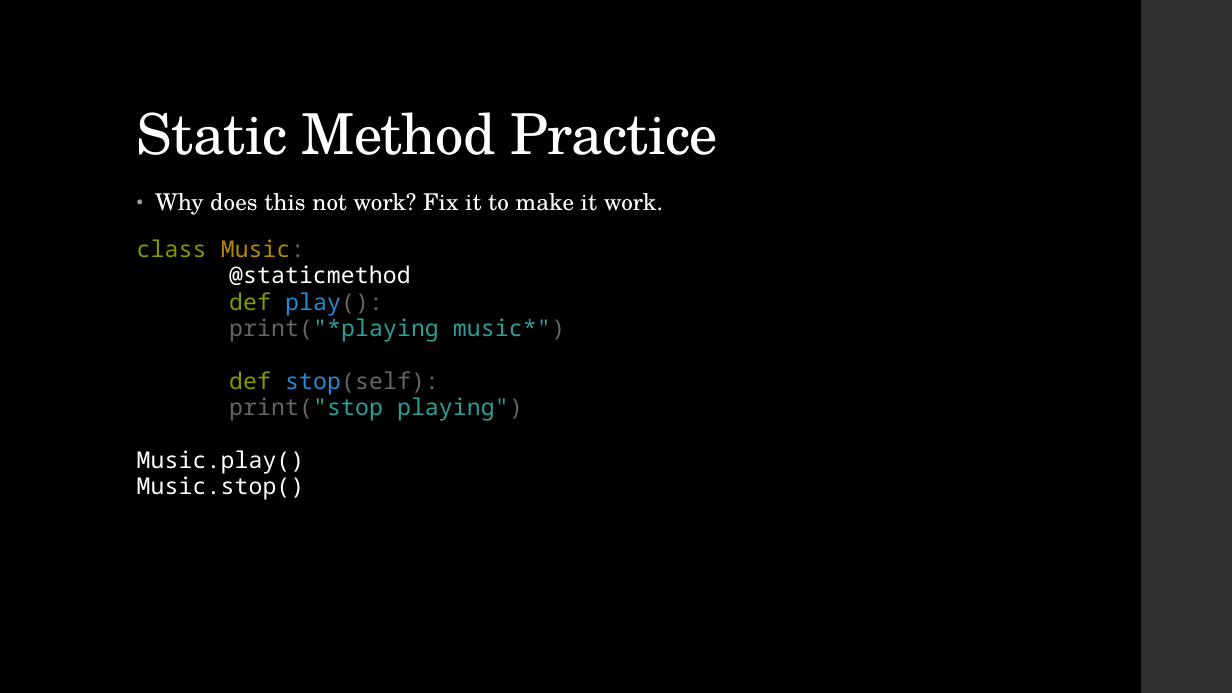
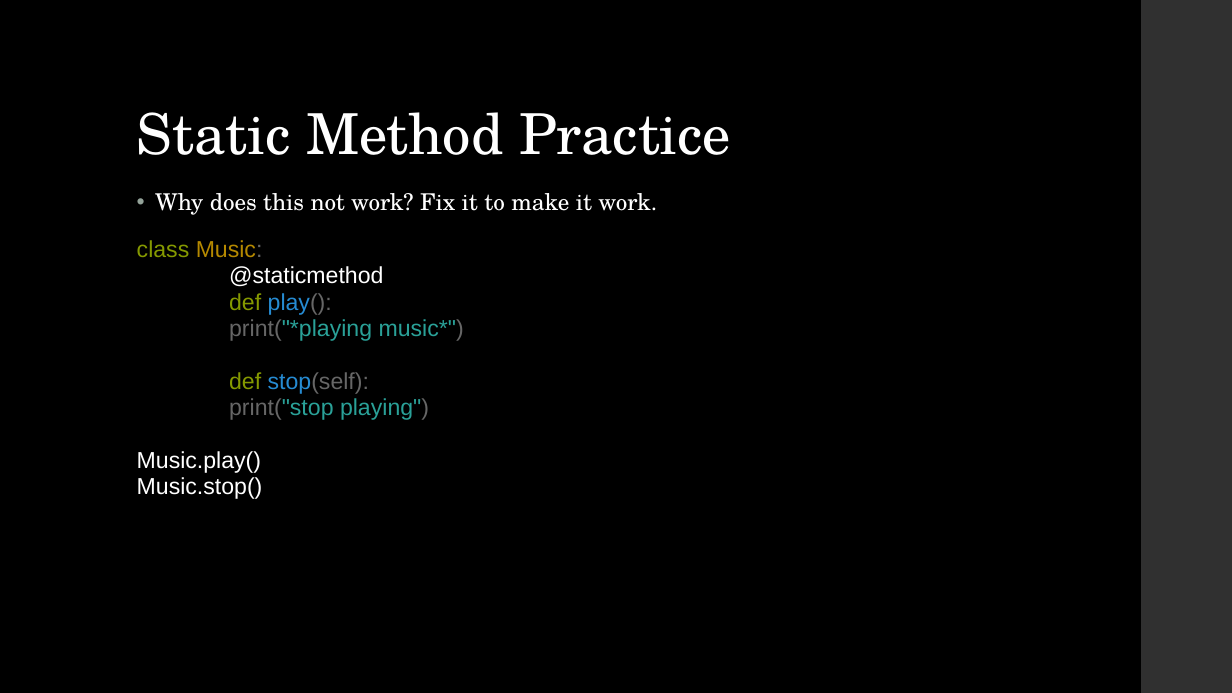
Before and after one commit to LaunchCoderGirlSTL/Data-Science-Assignments, a slide deck: slide 10 of course_material/week_03/week_03_presentation.pptx (slide 11 before the commit). Drawn at 1232x693 pixels with LibreOffice and Linux fonts; fonts in the diff are those of the drawing. Boxes give left, top, right and bottom in pixels: in the first picture for what was removed or moved away, otherwise in the second. Text is boxed around its words. In the diff, an @@ line names an element or a change of style, - is before the commit and + after.

```diff
--- a/course_material/week_03/week_03_presentation.pptx
+++ b/course_material/week_03/week_03_presentation.pptx
@@ title "Static Method Practice" at bbox=[137, 112, 731, 155]: letter spacing -0.5 to 0 pt @@
@@ text "Why does this not work? ..." at bbox=[137, 193, 657, 499]: letter spacing 0.1 to 0 pt; font Noto Sans Mono to Arial in "class Music: @staticmethod def play(): print("*playing music ..."; less space between paragraphs @@
```
Also in this commit, not shown: 19 other slides changed, 1 slide removed, 2 other files.
